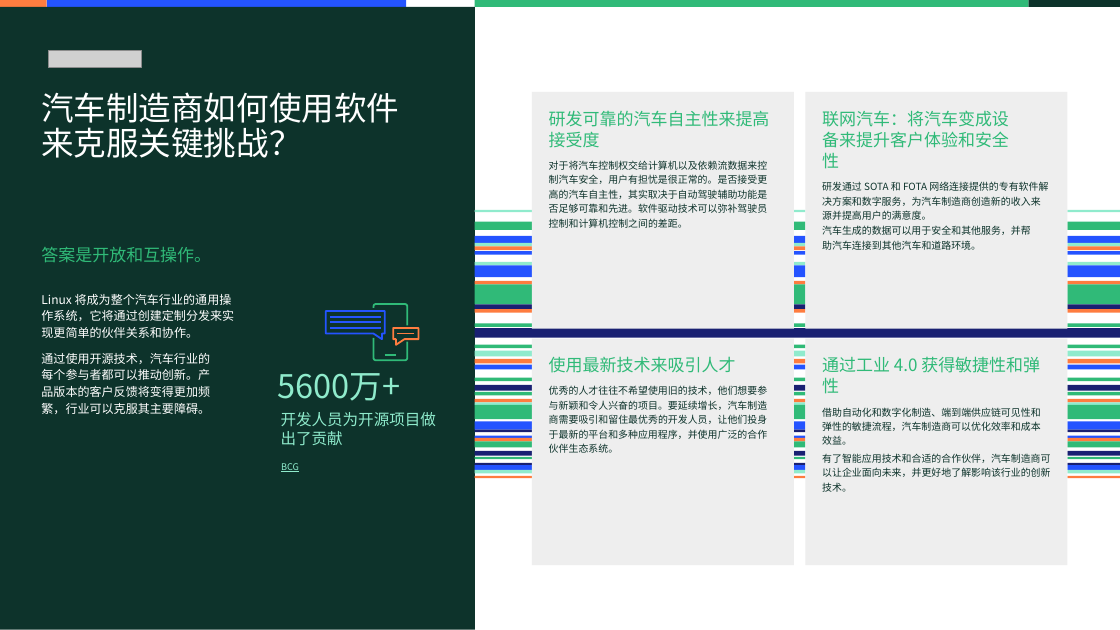
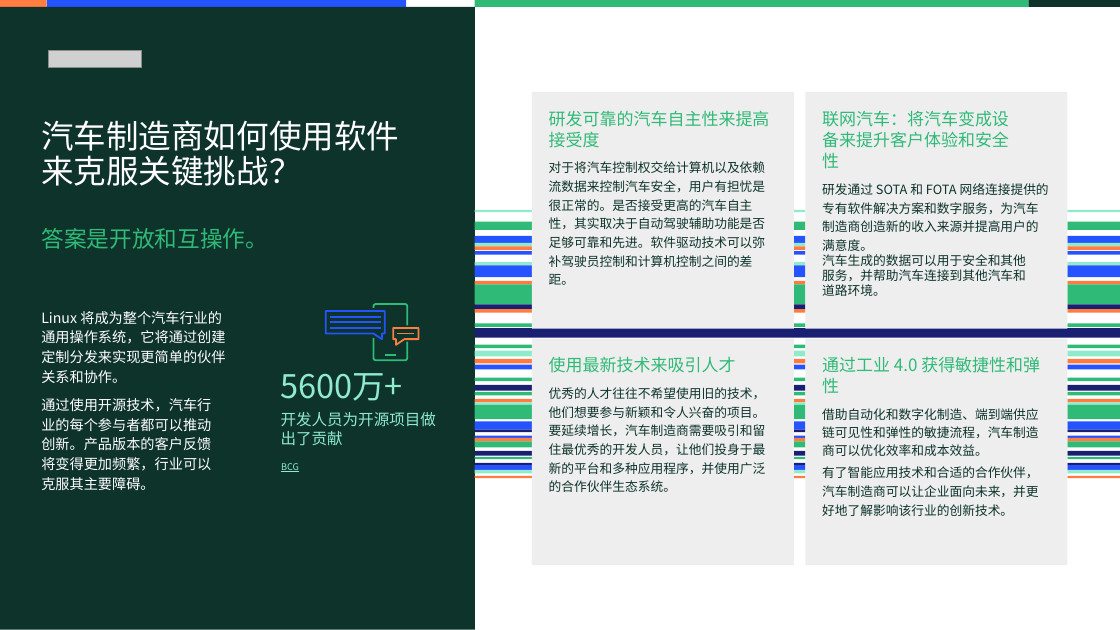
Before and after one commit to vickyhella/marketing-docs, a slide deck: slide 4 of target/whitepaper/已翻译 - SUSE_Automotive_Manifesto.pptx. Drawn at 1120x630 pixels with LibreOffice and Linux fonts; fonts in the diff are those of the drawing; grey boxes stand for pictures; background and template pictures are left out. Boxes give left, top, right and bottom in pixels: in the first picture for what was removed or moved away, otherwise in the second. Text is boxed around its words. In the diff, an @@ line names an element or a change of style, - is before the commit and + after.

```diff
--- a/target/whitepaper/已翻译 - SUSE_Automotive_Manifesto.pptx
+++ b/target/whitepaper/已翻译 - SUSE_Automotive_Manifesto.pptx
@@ title "汽车制造商如何使用软件来克服关键挑战？": place and size @@
-title "汽车制造商如何使用软件来克服关键挑战？" at (41, 92, 399, 158)
+title "汽车制造商如何使用软件来克服关键挑战？" at (41, 120, 399, 186)
@@ text at (549, 161, 765, 267): size 14 to 18 pt in "对于将汽车控制权交给计算机以及依赖流数据来控制汽车安全，用户有担忧是很正常的。是否接受更高的汽车自主性，其实取决于自动驾 ..." @@
@@ text at (822, 183, 1049, 296): size 14 to 18 pt in "研发通过 SOTA 和 FOTA 网络连接提供的专有软件解决方案和数字服务，为汽车制造商创造新的收入来源并提高用户的满意 ...", "汽车生成的数据可以用于安全和其他服务，并帮助汽车连接到其他汽车和道路环境。" @@
@@ text "答案是开放和互操作。": place and size @@
-text "答案是开放和互操作。" at (41, 247, 211, 263)
+text "答案是开放和互操作。" at (41, 228, 268, 249)
@@ text "答案是开放和互操作。" at (41, 228, 268, 249): size 24 to 32 pt @@
@@ text "Linux 将成为整个汽车行业的通用操作系统，它将通过创建定制分发来实现更简单的伙伴关系和协作。": place and size @@
-text "Linux 将成为整个汽车行业的通用操作系统，它将通过创建定制分发来实现更简单的伙伴关系和协作。" at (41, 294, 234, 414)
+text "Linux 将成为整个汽车行业的通用操作系统，它将通过创建定制分发来实现更简单的伙伴关系和协作。" at (41, 311, 225, 490)
@@ text "Linux 将成为整个汽车行业的通用操作系统，它将通过创建定制分发来实现更简单的伙伴关系和协作。" at (41, 311, 225, 490): size 17 to 20 pt @@
@@ text at (549, 387, 765, 492): size 14 to 18 pt in "优秀的人才往往不希望使用旧的技术，他们想要参与新颖和令人兴奋的项目。要延续增长，汽车制造商需要吸引和留住最优秀的开发人员 ..." @@
@@ text at (822, 408, 1038, 516): size 14 to 18 pt in "借助自动化和数字化制造、端到端供应链可见性和弹性的敏捷流程，汽车制造商可以优化效率和成本效益。", "有了智能应用技术和合适的合作伙伴，汽车制造商可以让企业面向未来，并更好地了解影响该行业的创新技术。" @@
```
Also in this commit, not shown: 6 other slides changed, 1 other file.
